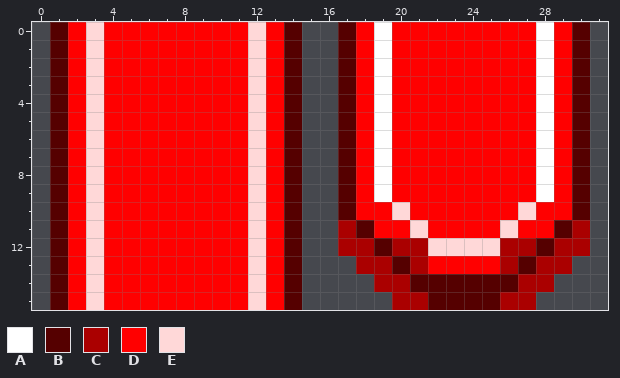
Pixel-art sprite -- assets/images/arrowends.png. Above, as it was before the edit.
The file is 32x16 pixels.
Palette (. is transparent): A #ffffff  B #550000  C #aa0000  D #ff0000  E #ffd8d8
New version:
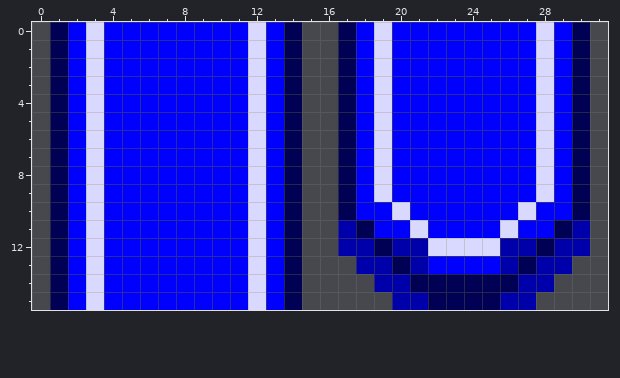
The exact change:
@@ palette @@
-B #550000
+B #000054
-C #aa0000
+C #0000ab
-D #ff0000
+D #0000ff
-E #ffd8d8
+E #d9d9ff
@@ x 17..30 @@
- 0 BDADDDDDDDDADB
- 1 BDADDDDDDDDADB
- 2 BDADDDDDDDDADB
- 3 BDADDDDDDDDADB
- 4 BDADDDDDDDDADB
- 5 BDADDDDDDDDADB
- 6 BDADDDDDDDDADB
- 7 BDADDDDDDDDADB
- 8 BDADDDDDDDDADB
- 9 BDADDDDDDDDADB
+ 0 BDEDDDDDDDDEDB
+ 1 BDEDDDDDDDDEDB
+ 2 BDEDDDDDDDDEDB
+ 3 BDEDDDDDDDDEDB
+ 4 BDEDDDDDDDDEDB
+ 5 BDEDDDDDDDDEDB
+ 6 BDEDDDDDDDDEDB
+ 7 BDEDDDDDDDDEDB
+ 8 BDEDDDDDDDDEDB
+ 9 BDEDDDDDDDDEDB
 10 BDDEDDDDDDEDDB
